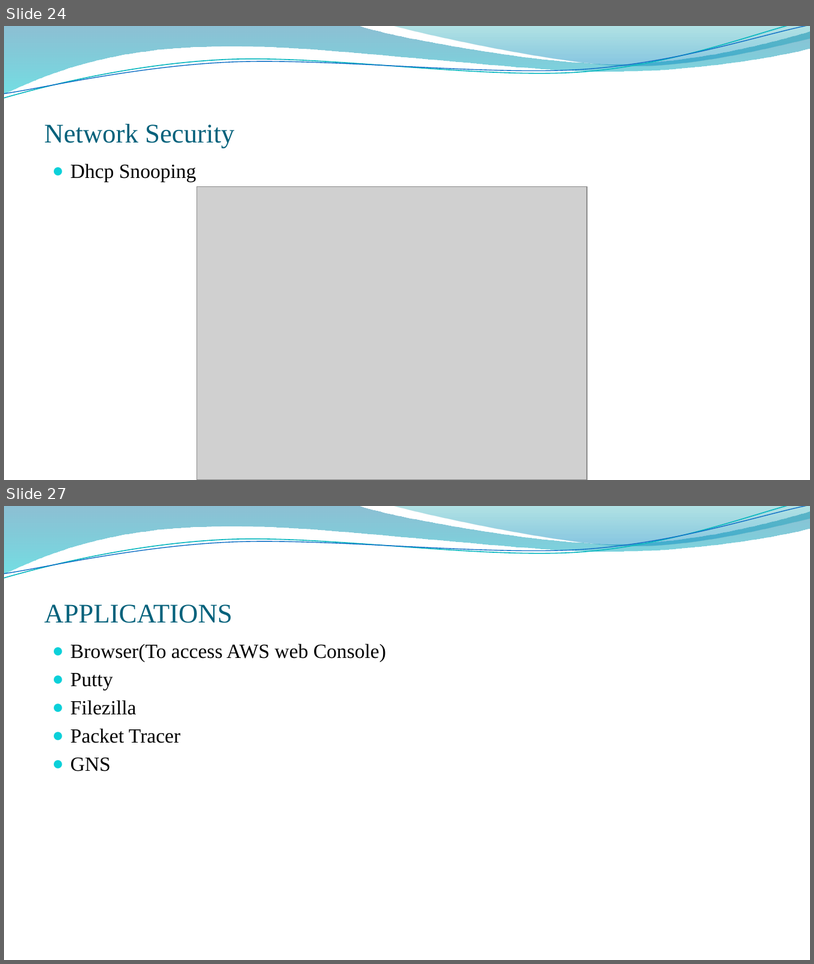
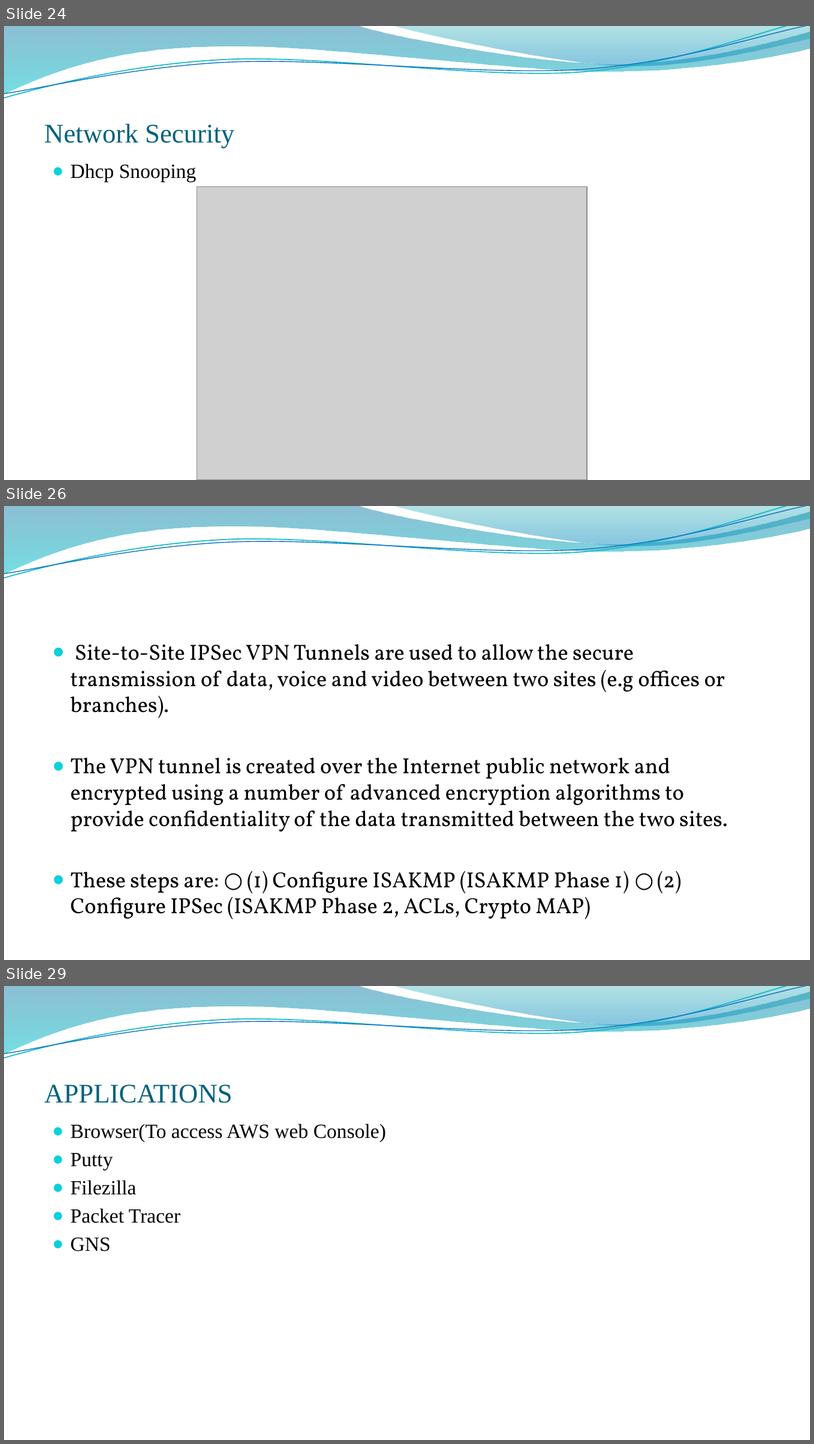
Before and after one commit to kranthimeraki/4-2-Project, a slide deck: Project PPts/Project Review-1 (1).pptx. Shown one above the other, each under a label of ours: slides 24 and 27 before the commit, slides 24, 26 and 29 after it; the slides between them are not shown. The pictures are 814x964 and 814x1444 pixels, drawn with LibreOffice and Linux fonts; fonts in the diff are those of the drawing; grey boxes stand for pictures; background and template pictures are left out. Boxes give left, top, right and bottom in pixels: in the first picture for what was removed or moved away, otherwise in the second. Text is boxed around its words. In the diff, an @@ line names an element or a change of style, - is before the commit and + after.

```diff
--- a/Project PPts/Project Review-1 (1).pptx
+++ b/Project PPts/Project Review-1 (1).pptx
@@ slide 26 added at (x1=4, y1=506, x2=810, y2=960), background picture (left out); not listed: 4 template elements that a slide beside it also shows @@
@@ text added at (x1=71, y1=644, x2=728, y2=919), 19.5 pt, text #000000 @@
+● Site-to-Site IPSec VPN Tunnels are used to allow the secure transmission of data, voice and video between two sites (e.g offices or branches).
+● The VPN tunnel is created over the Internet public network and encrypted using a number of advanced encryption algorithms to provide confidentiality of the data transmitted between the two sites.
+● These steps are: ○ (1) Configure ISAKMP (ISAKMP Phase 1) ○ (2) Configure IPSec (ISAKMP Phase 2, ACLs, Crypto MAP)
@@ what was slide 27 is now slide 29 @@
```
Also in this commit, not shown: 3 slides changed, 2 other slides added, 1 slide removed, 29 other files.
